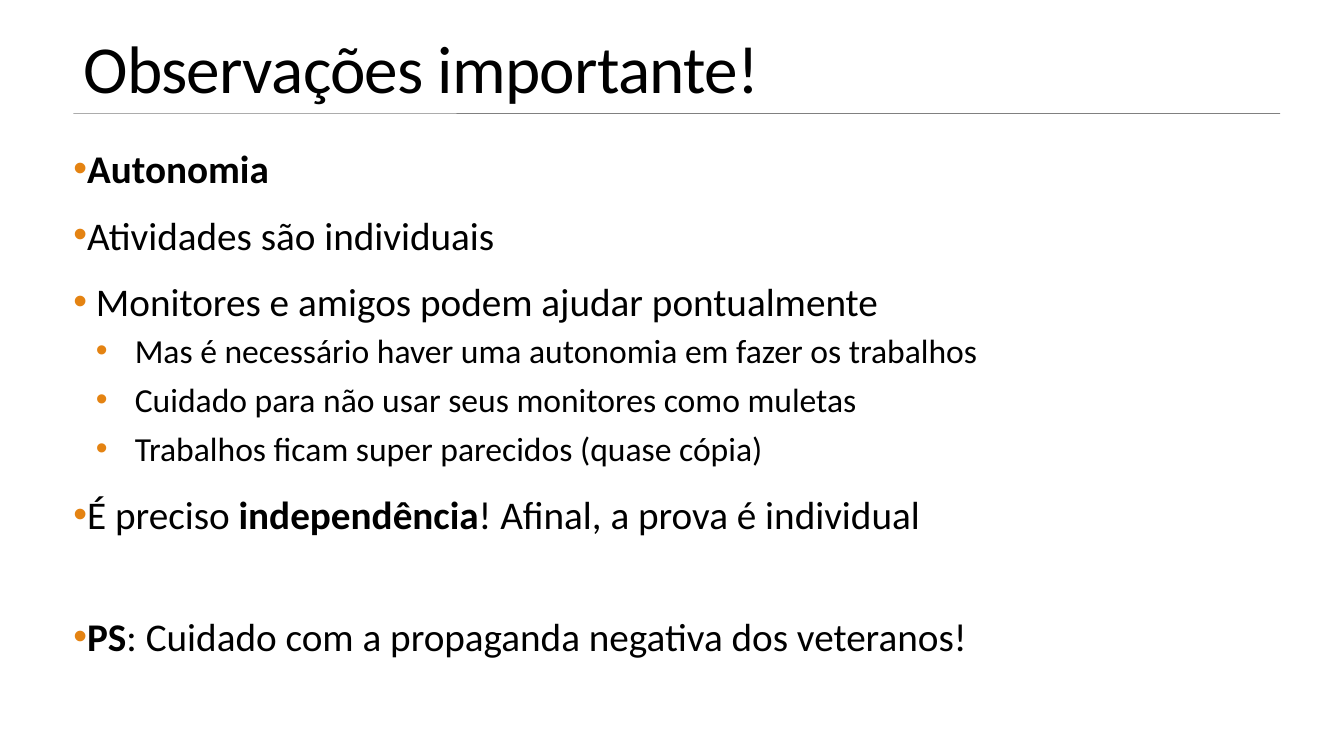
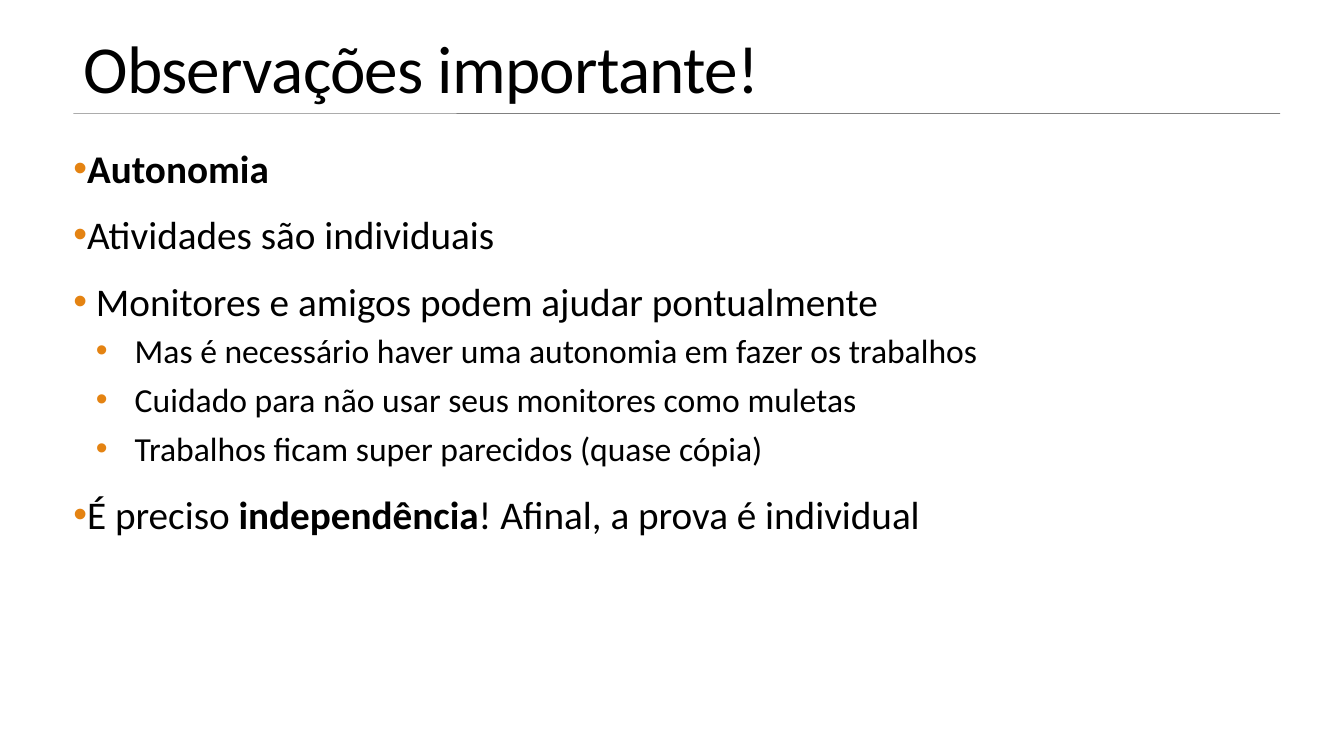
Before and after one commit to jeffersoncarvalho/ufc_2024_2, a slide deck: slide 7 of LMS/slides/0 - Introdução_disciplina.pptx. Drawn at 1344x756 pixels with LibreOffice and Linux fonts; fonts in the diff are those of the drawing. Boxes give left, top, right and bottom in pixels: in the first picture for what was removed or moved away, otherwise in the second. Text is boxed around its words. In the diff, an @@ line names an element or a change of style, - is before the commit and + after.

```diff
--- a/LMS/slides/0 - Introdução_disciplina.pptx
+++ b/LMS/slides/0 - Introdução_disciplina.pptx
@@ text at (87,623,967,658): paragraph removed @@
-• PS: Cuidado com a propaganda negativa dos veteranos!
```
Also in this commit, not shown: 4 other slides changed, 3 other files.
